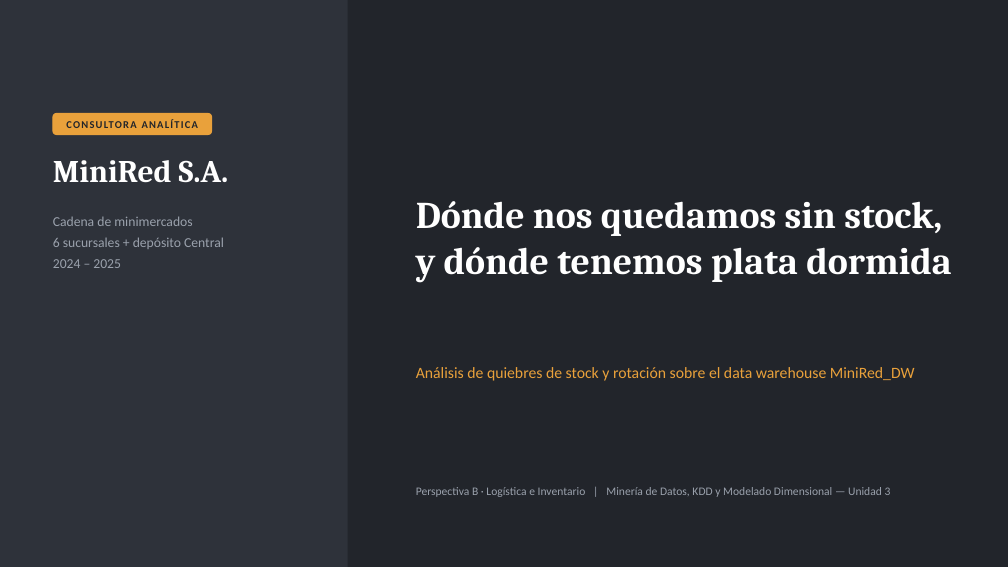
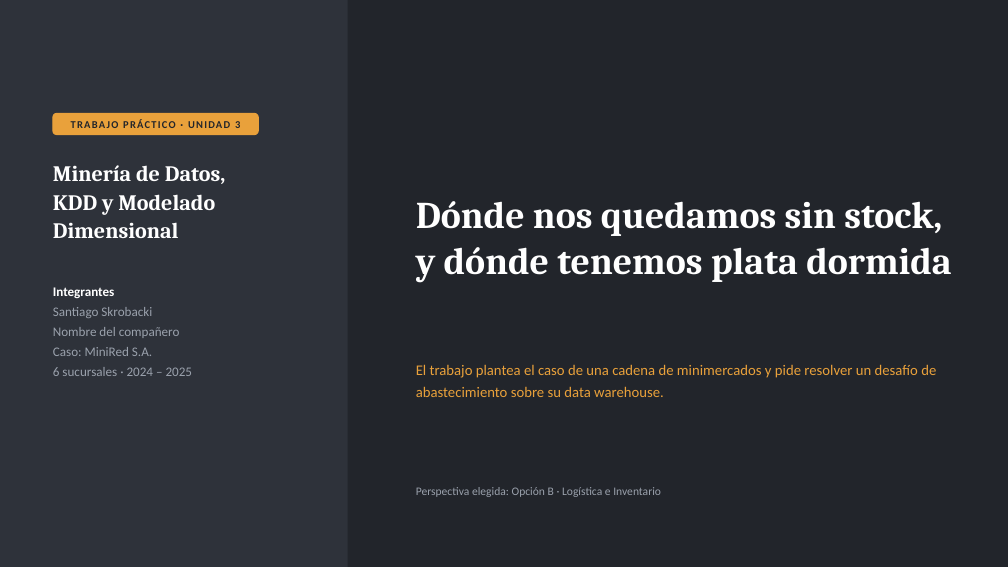
Before and after one commit to SantiagoSkrobacki/TP_MiniRedBaseDeDatos, a slide deck: slide 1 of docs/MiniRed_Pitch.pptx. Drawn at 1008x567 pixels with LibreOffice and Linux fonts; fonts in the diff are those of the drawing. Boxes give left, top, right and bottom in pixels: in the first picture for what was removed or moved away, otherwise in the second. Text is boxed around its words. In the diff, an @@ line names an element or a change of style, - is before the commit and + after.

```diff
--- a/docs/MiniRed_Pitch.pptx
+++ b/docs/MiniRed_Pitch.pptx
@@ rounded rectangle: place and size @@
-rounded rectangle at (53,113,212,135)
+rounded rectangle at (53,113,259,135)
@@ text at (235,121,240,128): text changed @@
-CONSULTORA ANALÍTICA
+TRABAJO PRÁCTICO · UNIDAD 3
@@ text at (53,165,226,238): text changed; size 30 to 21 pt @@
-MiniRed S.A.
+Minería de Datos,
+KDD y Modelado
+Dimensional
@@ text at (53,287,193,376): text changed; size 13 to 12.5 pt @@
-Cadena de minimercados
-6 sucursales + depósito Central
-2024 – 2025
+Integrantes
+Santiago Skrobacki
+Nombre del compañero
+Caso: MiniRed S.A.
+6 sucursales · 2024 – 2025
@@ text at (416,364,936,397): text changed; size 15 to 14 pt @@
-Análisis de quiebres de stock y rotación sobre el data warehouse MiniRed_DW
+El trabajo plantea el caso de una cadena de minimercados y pide resolver un desafío de abastecimiento sobre su data warehouse.
@@ text at (416,487,661,497): text changed @@
-Perspectiva B · Logística e Inventario | Minería de Datos, KDD y Modelado Dimensional — Unidad 3
+Perspectiva elegida: Opción B · Logística e Inventario
```
Also in this commit, not shown: 1 other slide changed, 4 other files.
